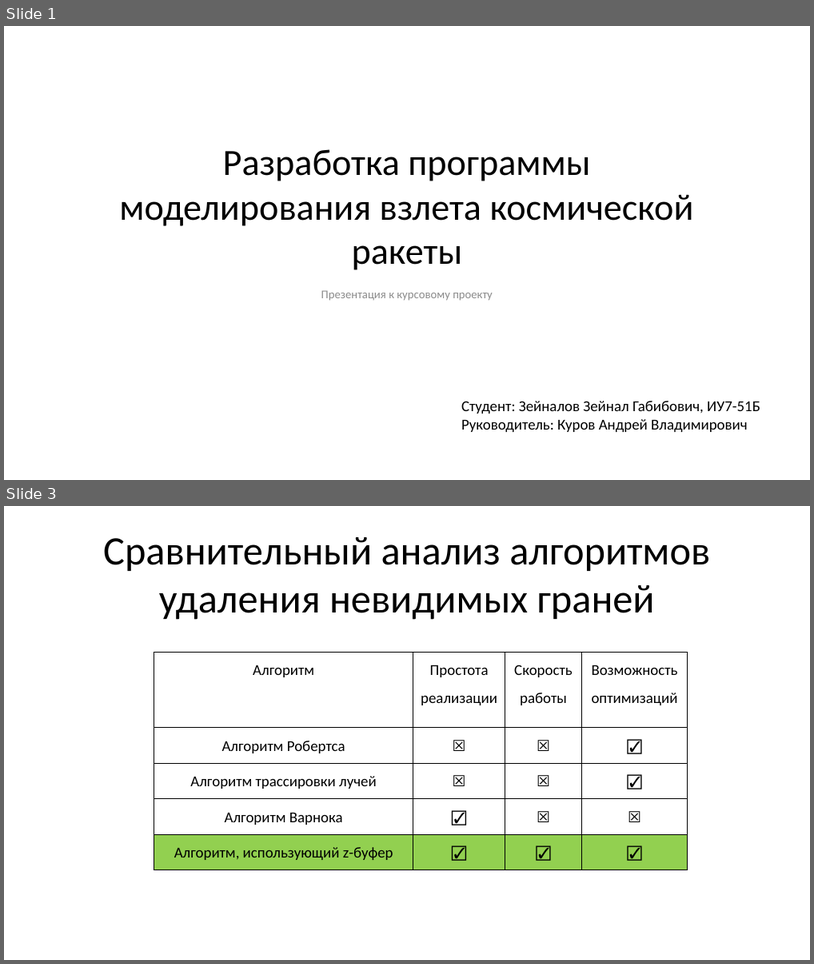
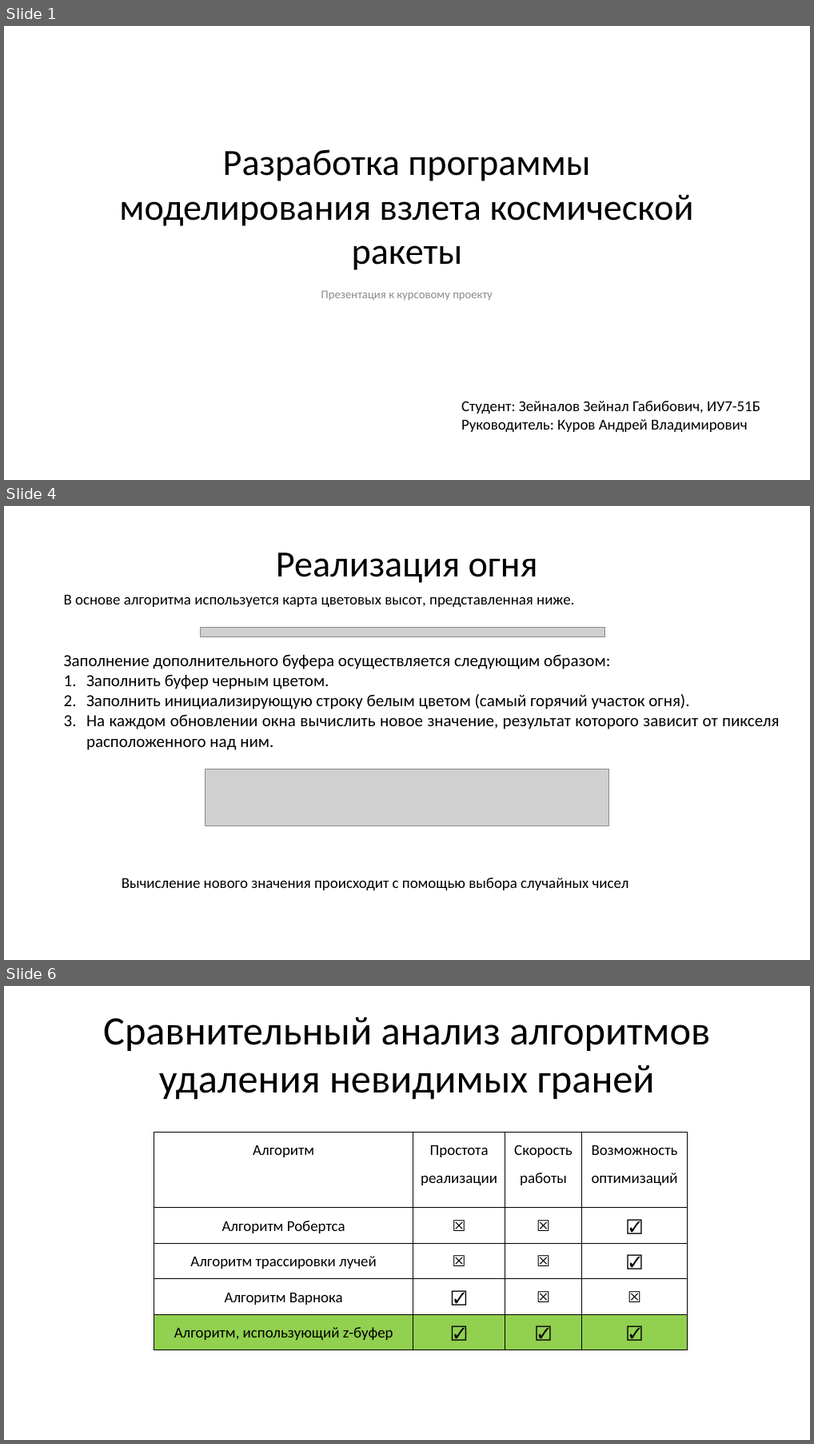
Before and after one commit to ZeynalovZ/Course-Work, a slide deck: report/Prezentatsia_Kursach.pptx. Shown one above the other, each under a label of ours: slides 1 and 3 before the commit, slides 1, 4 and 6 after it; the slides between them are not shown. The pictures are 814x964 and 814x1444 pixels, drawn with LibreOffice and Linux fonts; fonts in the diff are those of the drawing; grey boxes stand for pictures. Boxes give left, top, right and bottom in pixels: in the first picture for what was removed or moved away, otherwise in the second. Text is boxed around its words. In the diff, an @@ line names an element or a change of style, - is before the commit and + after.

```diff
--- a/report/Prezentatsia_Kursach.pptx
+++ b/report/Prezentatsia_Kursach.pptx
@@ slide 4 added at bbox=[4, 506, 810, 960], background #FFFFFF @@
@@ title added at bbox=[276, 552, 538, 583], 44 pt, text #000000 @@
+Реализация огня
@@ text added at bbox=[64, 595, 574, 607], 18 pt, text #000000 @@
+В основе алгоритма используется карта цветовых высот, представленная ниже.
@@ picture added at bbox=[200, 628, 605, 637] @@
@@ text added at bbox=[64, 654, 780, 750], 20 pt, text #000000 @@
+Заполнение дополнительного буфера осуществляется следующим образом:
+1. Заполнить буфер черным цветом.
+2. Заполнить инициализирующую строку белым цветом (самый горячий участок огня).
+3. На каждом обновлении окна вычислить новое значение, результат которого зависит от пикселя
+   расположенного над ним.
@@ picture added at bbox=[206, 768, 609, 825] @@
@@ text added at bbox=[122, 877, 630, 890], 18 pt, text #000000 @@
+Вычисление нового значения происходит с помощью выбора случайных чисел
@@ what was slide 3 is now slide 6 @@
```
Also in this commit, not shown: 2 slides changed, 2 other slides added, 5 other files.
